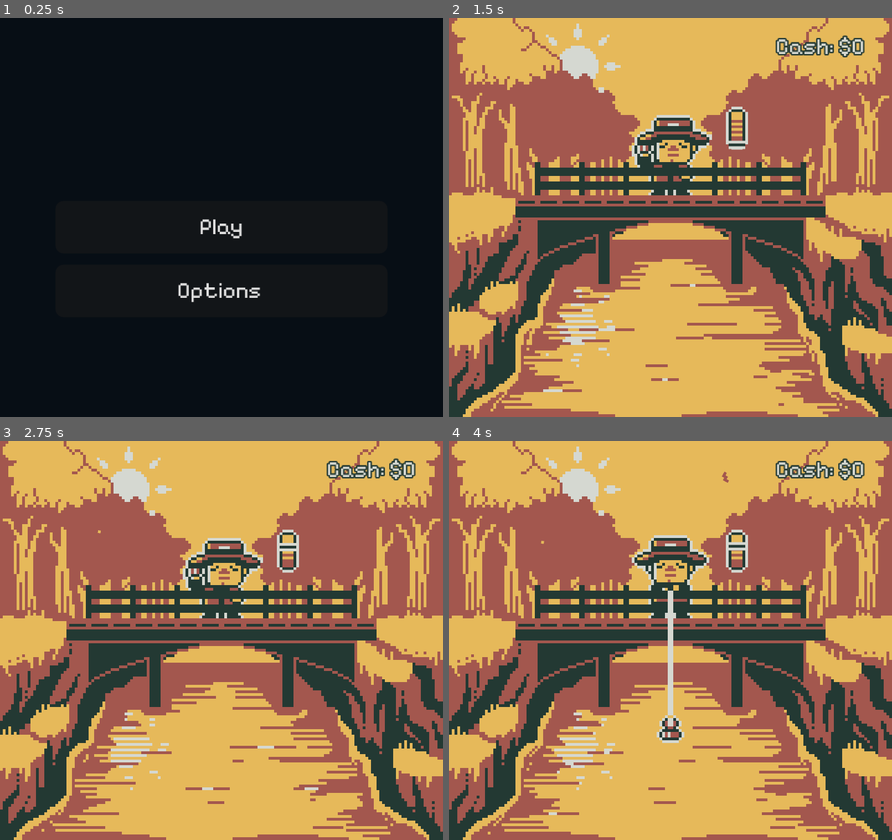
Above: before the commit, frames 1-4 (two rows, left to right).
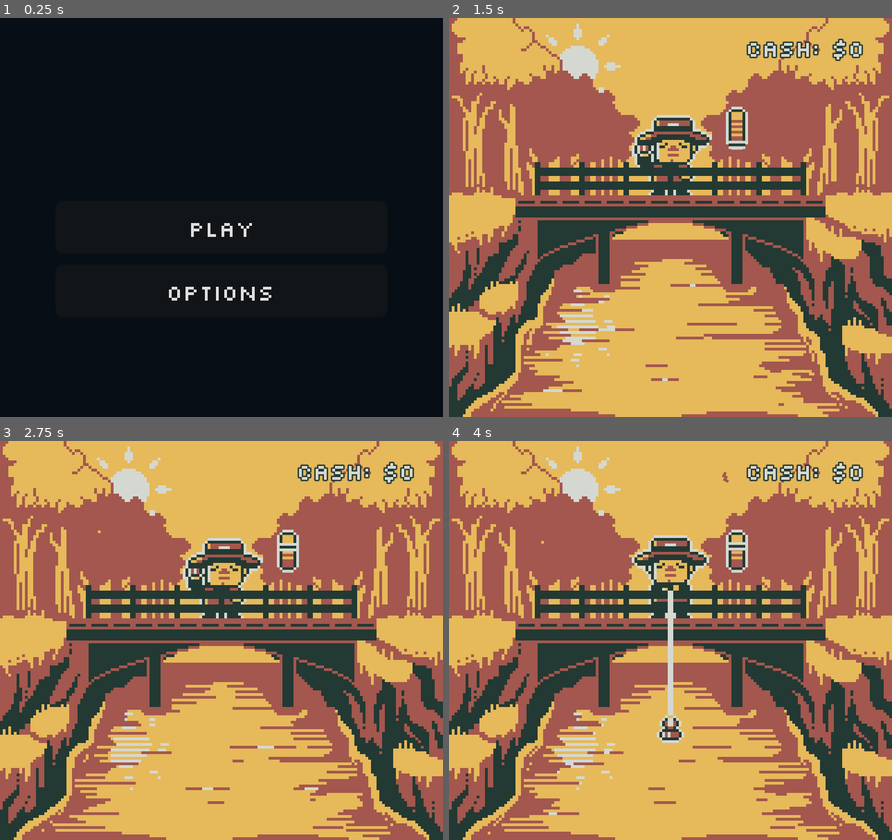
Above: after the commit, the same moments.

Repository: vida85/water-under-the-bridge
Game: Godot game, scene res://scenes/main menu/MainMenu.tscn
Two runs of this game, one before a commit and one after it. Both use one fixed random seed, a clock stepped at 60 frames per second and the inputs below.
Inputs (mouse positions are in pixels of both pictures, inside the frame that each line leads up to):
- Up to frame 1 (0.25 s): no input
- Up to frame 2 (1.5 s): click "Play" at 0.5 s; tap Enter (ui_accept) at 1.25 s; move the mouse to (767, 197) at 1.27 s; hold D (right) from 1.28 s (still down); hold E (cast_line) from 1.28 s (still down); click (767, 197) at 1.42 s
- Up to frame 3 (2.75 s): tap Space (jump) at 1.52 s; release D (right) at 2 s; release E (cast_line) at 2 s; drag from (132, 660) to (279, 720) at 2.02 s
- Up to frame 4 (4 s): move the mouse to (714, 552) at 2.77 s; hold A (left) 2.78-3.5 s; hold E (cast_line) 2.78-3.5 s; drag from (648, 720) to (812, 748) at 3.52 s

The runs differ from the first frame. In frame 1, 0.7% of the frame differs, in the area x 38-62%, y 50-72%; in frame 2, 1.0%, in the area x 67-94%, y 4-11%; in frame 3, 1.0%; in frame 4, 1.0%.

Commit message:
Added new font

Diff:
--- a/magnet-gold/resources/game_theme.tres
+++ b/magnet-gold/resources/game_theme.tres
@@ -1,7 +1,7 @@
 [gd_resource type="Theme" format=3 uid="uid://cst0ttagts4k6"]
 
 [ext_resource type="Texture2D" uid="uid://b0ry70i2pbnkl" path="res://shared assets/images/textures/UI.png" id="1_mfept"]
-[ext_resource type="FontFile" uid="uid://5tkm5jck2a3n" path="res://shared assets/fonts/PixelifySans-VariableFont_wght.ttf" id="1_ntlge"]
+[ext_resource type="FontFile" uid="uid://csrsbkr1453td" path="res://shared assets/fonts/Silkscreen-Regular.ttf" id="2_mfept"]
 
 [sub_resource type="StyleBoxTexture" id="StyleBoxTexture_jj0sy"]
 texture = ExtResource("1_mfept")
@@ -12,6 +12,6 @@
 region_rect = Rect2(0, 0, 16, 16)
 
 [resource]
-default_font = ExtResource("1_ntlge")
+default_font = ExtResource("2_mfept")
 default_font_size = 8
 PanelContainer/styles/panel = SubResource("StyleBoxTexture_jj0sy")
--- a/magnet-gold/scenes/shop/Shop.tscn
+++ b/magnet-gold/scenes/shop/Shop.tscn
@@ -1,18 +1,21 @@
 [gd_scene format=3 uid="uid://dhikhypod3wsd"]
 
 [ext_resource type="Script" uid="uid://clb14r5scpt4l" path="res://scenes/shop/shop.gd" id="1_v61rp"]
-[ext_resource type="FontFile" uid="uid://btdc3pvuifnim" path="res://shared assets/fonts/Jersey10-Regular.ttf" id="2_3qebd"]
+[ext_resource type="FontFile" uid="uid://c7xiwktiwt2qx" path="res://shared assets/fonts/Silkscreen-Bold.ttf" id="2_srfm6"]
 [ext_resource type="Texture2D" uid="uid://wuosyex7re2q" path="res://scenes/magnet/textures/magnet-2.png" id="3_srfm6"]
 [ext_resource type="Texture2D" uid="uid://b5lkgq8wmbl3m" path="res://scenes/magnet/textures/magnet-3.png" id="4_xjfbs"]
 
 [sub_resource type="LabelSettings" id="LabelSettings_tfrm4"]
-font = ExtResource("2_3qebd")
+font = ExtResource("2_srfm6")
+font_size = 10
 font_color = Color(0.8392157, 0.84705883, 0.81960785, 1)
-stacked_outline_count = 2
+stacked_outline_count = 3
 stacked_outline_0/size = 4
 stacked_outline_0/color = Color(0.13725491, 0.22352941, 0.2, 1)
 stacked_outline_1/size = 1
 stacked_outline_1/color = Color(0.8392157, 0.84705883, 0.81960785, 1)
+stacked_outline_2/size = 2
+stacked_outline_2/color = Color(0.13725491, 0.22352941, 0.2, 1)
 
 [node name="Shop" type="Control" unique_id=1355205205]
 layout_mode = 3
@@ -57,6 +60,7 @@
 
 [node name="TabContainer" type="TabContainer" parent="PanelContainer/MarginContainer/VBoxContainer" unique_id=1523699682]
 unique_name_in_owner = true
+custom_minimum_size = Vector2(100, 0)
 custom_maximum_size = Vector2(-1, 76)
 layout_mode = 2
 current_tab = 0
Binary file added: magnet-gold/shared assets/fonts/Silkscreen-Bold.ttf
Not shown, added: magnet-gold/shared assets/fonts/Silkscreen-Bold.ttf.import
Binary file added: magnet-gold/shared assets/fonts/Silkscreen-Regular.ttf
Not shown, added: magnet-gold/shared assets/fonts/Silkscreen-Regular.ttf.import
